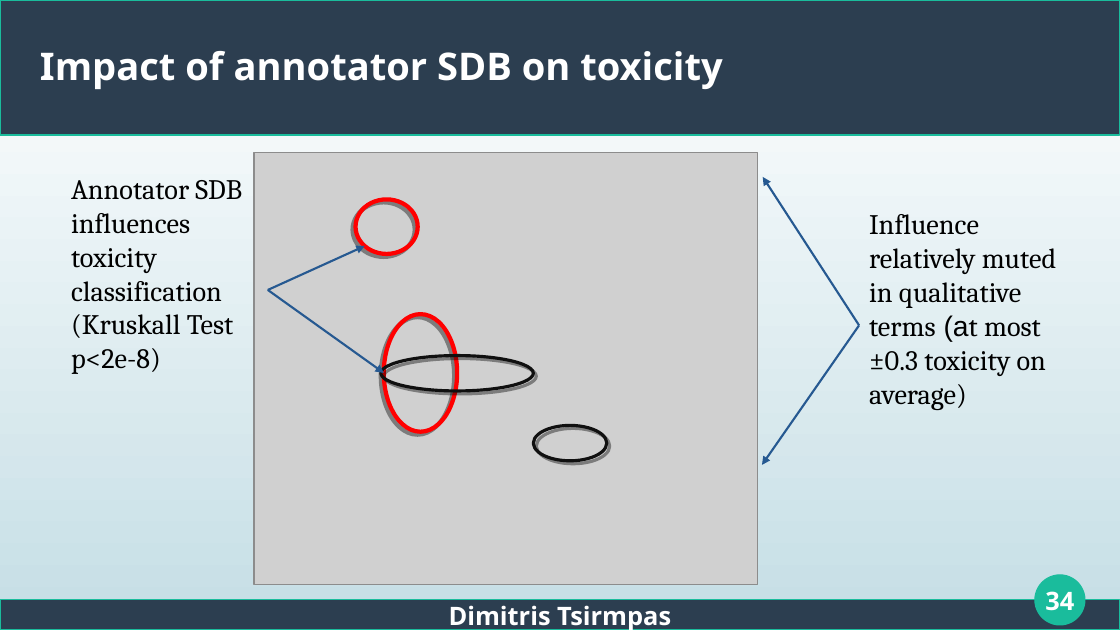
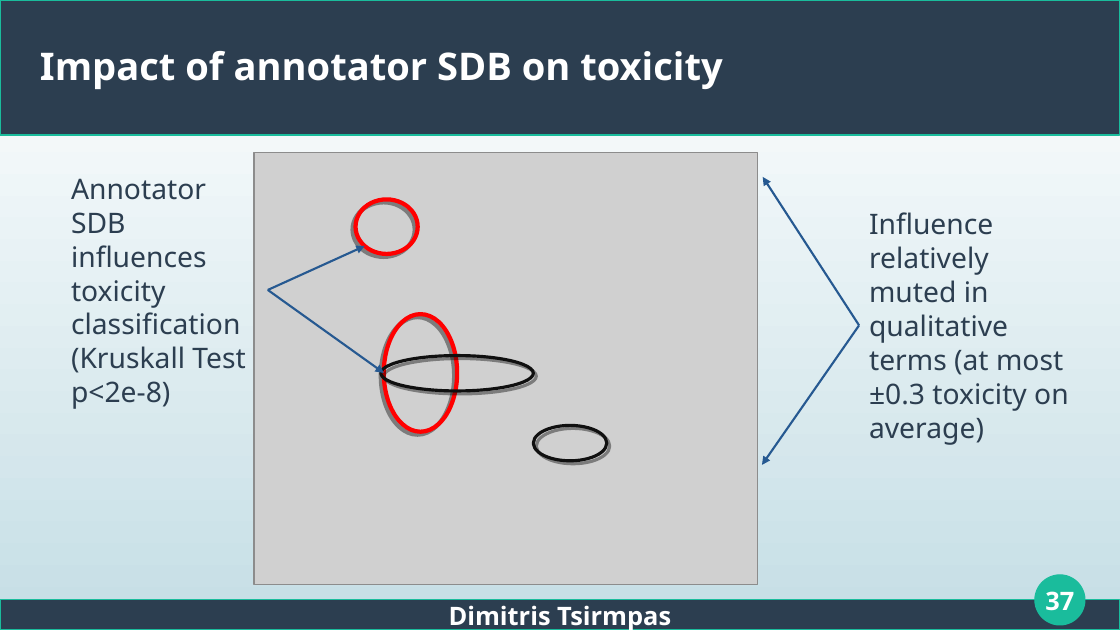
Before and after one commit to dimits-ts/llm_moderation_research, a slide deck: slide 37 of presentations/thesis.odp (slide 34 before the commit). Drawn at 1120x630 pixels with LibreOffice and Linux fonts; fonts in the diff are those of the drawing; grey boxes stand for pictures. Boxes give left, top, right and bottom in pixels: in the first picture for what was removed or moved away, otherwise in the second. Text is boxed around its words. In the diff, an @@ line names an element or a change of style, - is before the commit and + after.

```diff
--- a/presentations/thesis.odp
+++ b/presentations/thesis.odp
@@ text "Annotator SDB influences toxicity classification ..." at box(71, 178, 245, 409): font Cambria to Noto Sans, text colour #000000 to #2C3E50 @@
@@ text "Influence relatively muted in qualitative ..." at box(869, 212, 1069, 445): font Cambria to Noto Sans, text colour #000000 to #2C3E50; font Arial to Noto Sans in "(at" @@
@@ page number at box(1045, 591, 1074, 611): text changed @@
-34
+37
```
Also in this commit, not shown: 3 other slides changed, 8 slides added.
